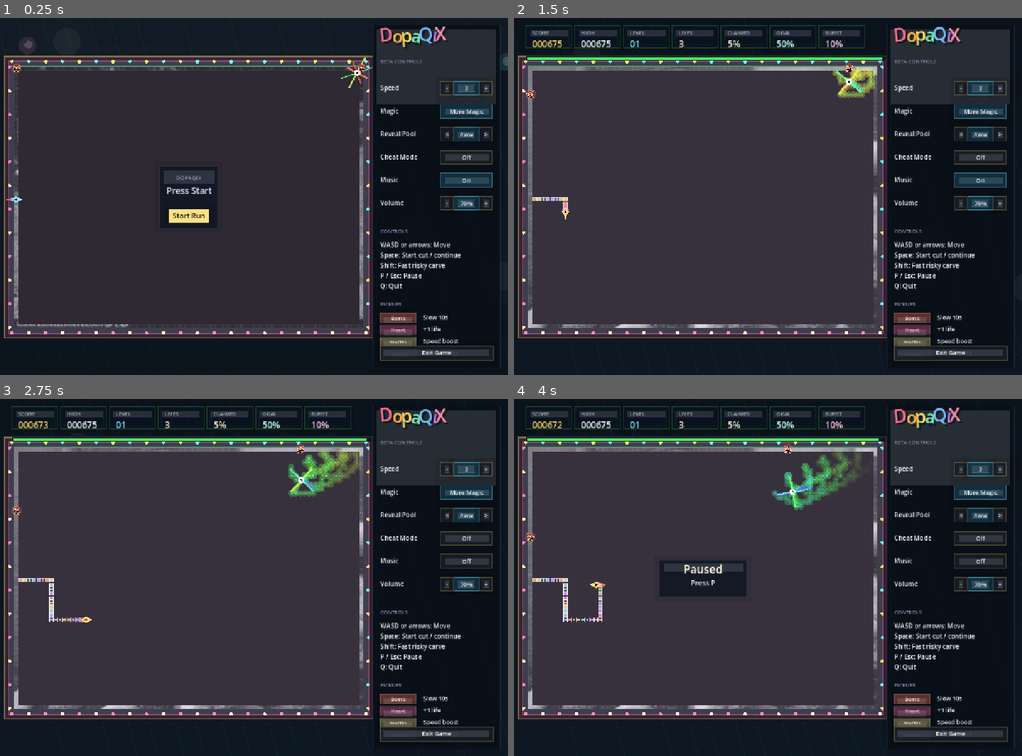
Above: before the commit, frames 1-4 (two rows, left to right).
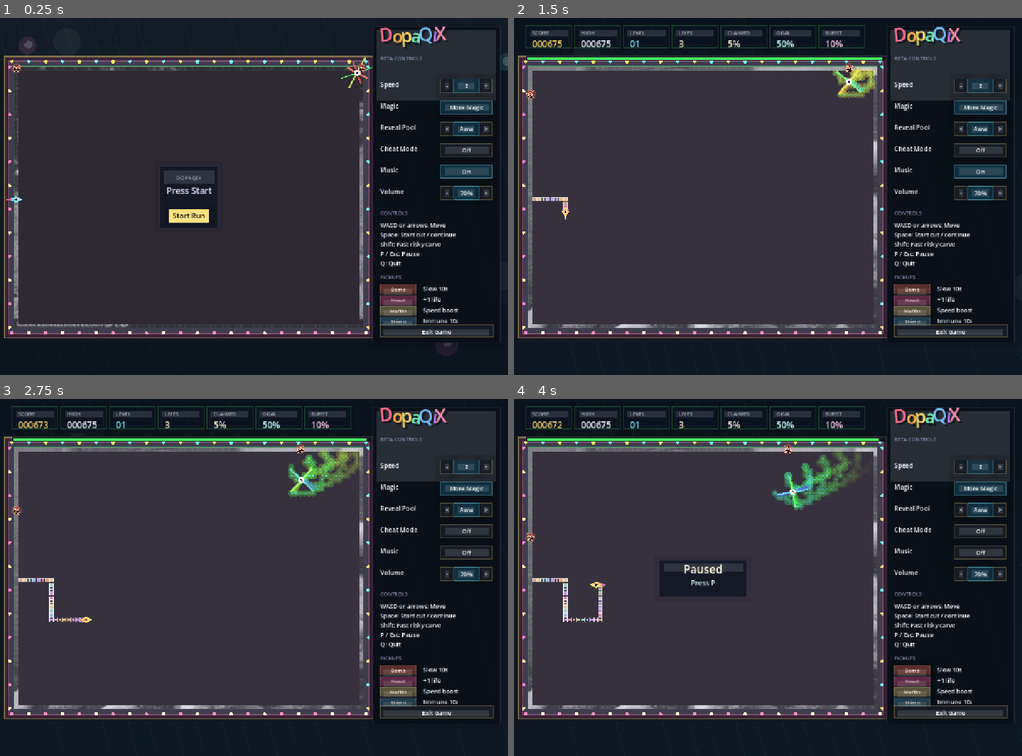
Above: after the commit, the same moments.

Repository: soolafsen/DopaQixNative2
Game: Godot game, scene res://main.tscn
The game is run twice, just before and just after one commit, with the same random seed, the same clock (stepped at 60 frames per second) and the same inputs.
Inputs (mouse positions are in pixels of both pictures, inside the frame that each line leads up to):
- Up to frame 1 (0.25 s): no input
- Up to frame 2 (1.5 s): tap Enter at 0.5 s; move the mouse to (879, 178) at 0.52 s; hold D (move_right) 0.53-1.28 s; tap Space (accept) at 0.6 s; click (879, 178) at 0.67 s; move the mouse to (666, 214) at 1.27 s; hold S (move_down) from 1.28 s (still down); tap Shift (boost_cut) at 1.35 s
- Up to frame 3 (2.75 s): move the mouse to (304, 498) at 2.02 s; release S (move_down) at 2.03 s; hold D (move_right) from 2.03 s (still down); hold M (toggle_music) from 2.03 s (still down)
- Up to frame 4 (4 s): move the mouse to (742, 648) at 2.77 s; release D (move_right) at 2.78 s; release M (toggle_music) at 2.78 s; hold W (move_up) 2.78-3.53 s; tap Enter at 2.85 s; click (742, 648) at 2.92 s; move the mouse to (920, 631) at 3.52 s; hold A (move_left) from 3.53 s (still down); tap P at 3.6 s

The runs differ from the first frame. In frame 1, 6.4% of the frame differs, in the area x 73-99%, y 2-97%; in frame 2, 6.4%; in frame 3, 6.2%; in frame 4, 6.2%.

Commit message:
fix(gameplay): keep shield immunity timed
Correct the shield behavior to match main and tighten the right panel layout.

- keep shield active for the full duration instead of consuming it on first hit
- add a small block cooldown so repeated hazard overlap does not spam effects
- compress and bound the sidebar so it lines up with the board area

Diff:
--- a/scripts/game.gd
+++ b/scripts/game.gd
@@ -121,6 +121,7 @@
 var rail_pickup_timer := 5.0
 var field_pickup_timer := 6.0
 var slice_sound_cooldown := 0.0
+var shield_block_cooldown := 0.0
 
 var music_enabled := true
 var music_volume := 0.7
@@ -159,6 +160,7 @@
 	state_timer += delta
 	banner_timer = max(0.0, banner_timer - delta)
 	slice_sound_cooldown = max(0.0, slice_sound_cooldown - delta)
+	shield_block_cooldown = max(0.0, shield_block_cooldown - delta)
 	if state_name != "level_clear":
 		flash_strength = move_toward(flash_strength, 0.0, delta * 1.9)
 		shake_strength = move_toward(shake_strength, 0.0, delta * 18.0)
@@ -1202,12 +1204,13 @@
 	if state_name != "playing":
 		return
 	if _effect_active("shield"):
-		active_effects["shield"] = 0.0
-		_float_text(_player_position(), "SHIELD POP", Color("8fefff"))
-		_spawn_particles(_player_position(), Color("8fefff"), 24, 220.0, 0.5, 3.6)
-		_flash(Color("8fefff"), 0.16)
-		_shake(6.0)
-		_play_sfx("shield")
+		if shield_block_cooldown <= 0.0:
+			_float_text(_player_position(), "SHIELDED", Color("8fefff"))
+			_spawn_particles(_player_position(), Color("8fefff"), 24, 220.0, 0.5, 3.6)
+			_flash(Color("8fefff"), 0.16)
+			_shake(6.0)
+			_play_sfx("shield")
+			shield_block_cooldown = 0.2
 		return
 
 	_clear_trail()
@@ -1742,19 +1745,21 @@
 
 
 func _options_panel_rect() -> Rect2:
+	var top: float = 22.0
+	var bottom: float = minf(size.y - 18.0, BOARD_RECT.end.y + 36.0)
 	var x: float = BOARD_RECT.end.x + SIDEBAR_GAP
 	var width: float = maxf(272.0, size.x - x - 20.0)
-	return Rect2(Vector2(x, 18.0), Vector2(width, size.y - 36.0))
+	return Rect2(Vector2(x, top), Vector2(width, bottom - top))
 
 
 func _options_control_rect(index: int) -> Rect2:
 	var panel := _options_panel_rect()
-	return Rect2(panel.position + Vector2(panel.size.x - 150.0, 142.0 + index * 58.0), Vector2(130.0, 34.0))
+	return Rect2(panel.position + Vector2(panel.size.x - 150.0, 132.0 + index * 54.0), Vector2(130.0, 34.0))
 
 
 func _options_exit_rect() -> Rect2:
 	var panel := _options_panel_rect()
-	return Rect2(Vector2(panel.position.x + 18.0, panel.end.y - 56.0), Vector2(panel.size.x - 36.0, 36.0))
+	return Rect2(Vector2(panel.position.x + 18.0, panel.end.y - 44.0), Vector2(panel.size.x - 36.0, 30.0))
 
 
 func _control_step_rect(base: Rect2, side: String) -> Rect2:
@@ -2285,11 +2290,11 @@
 func _draw_options_panel() -> void:
 	var panel := _options_panel_rect()
 	_draw_panel(panel, Color("0a1018", 0.94), _with_alpha(Color("243246"), 0.58))
-	_draw_candy_title(panel.position + Vector2(18.0, 42.0))
-	_draw_label(panel.position + Vector2(18.0, 96.0), "BETA CONTROLS", 13, Color("7f8baa"))
+	_draw_candy_title(panel.position + Vector2(18.0, 38.0))
+	_draw_label(panel.position + Vector2(18.0, 84.0), "BETA CONTROLS", 13, Color("7f8baa"))
 	var labels := ["Speed", "Magic", "Reveal Pool", "Cheat Mode", "Music", "Volume"]
 	for index in range(labels.size()):
-		var y := panel.position.y + 164.0 + index * 58.0
+		var y := panel.position.y + 152.0 + index * 54.0
 		_draw_label(Vector2(panel.position.x + 18.0, y), labels[index], 16, Color("eef8ff"))
 	var speed_rect := _options_control_rect(0)
 	var magic_rect := _options_control_rect(1)
@@ -2304,14 +2309,14 @@
 	_draw_toggle_pill(music_rect, "On" if music_enabled else "Off", music_enabled)
 	_draw_stepper(volume_rect, "%d%%" % int(round(music_volume * 100.0)))
 	_draw_label(panel.position + Vector2(18.0, panel.position.y + 18.0), "", 1, Color.WHITE)
-	_draw_label(Vector2(panel.position.x + 18.0, panel.position.y + 524.0), "CONTROLS", 13, Color("7f8baa"))
-	_draw_label(Vector2(panel.position.x + 18.0, panel.position.y + 560.0), "WASD or arrows: Move", 16, Color("eef8ff"))
-	_draw_label(Vector2(panel.position.x + 18.0, panel.position.y + 586.0), "Space: Start cut / continue", 16, Color("eef8ff"))
-	_draw_label(Vector2(panel.position.x + 18.0, panel.position.y + 612.0), "Shift: Fast risky carve", 16, Color("eef8ff"))
-	_draw_label(Vector2(panel.position.x + 18.0, panel.position.y + 638.0), "P / Esc: Pause", 16, Color("eef8ff"))
-	_draw_label(Vector2(panel.position.x + 18.0, panel.position.y + 664.0), "Q: Quit", 16, Color("eef8ff"))
-	_draw_label(Vector2(panel.position.x + 18.0, panel.position.y + 708.0), "PICKUPS", 13, Color("7f8baa"))
-	var legend_y := panel.position.y + 742.0
+	_draw_label(Vector2(panel.position.x + 18.0, panel.position.y + 474.0), "CONTROLS", 13, Color("7f8baa"))
+	_draw_label(Vector2(panel.position.x + 18.0, panel.position.y + 506.0), "WASD or arrows: Move", 15, Color("eef8ff"))
+	_draw_label(Vector2(panel.position.x + 18.0, panel.position.y + 530.0), "Space: Start cut / continue", 15, Color("eef8ff"))
+	_draw_label(Vector2(panel.position.x + 18.0, panel.position.y + 554.0), "Shift: Fast risky carve", 15, Color("eef8ff"))
+	_draw_label(Vector2(panel.position.x + 18.0, panel.position.y + 578.0), "P / Esc: Pause", 15, Color("eef8ff"))
+	_draw_label(Vector2(panel.position.x + 18.0, panel.position.y + 602.0), "Q: Quit", 15, Color("eef8ff"))
+	_draw_label(Vector2(panel.position.x + 18.0, panel.position.y + 636.0), "PICKUPS", 13, Color("7f8baa"))
+	var legend_y := panel.position.y + 666.0
 	for legend in [
 		{"text": "Bomb", "desc": "Slow 10s", "fill": Color("5b2f2b")},
 		{"text": "Heart", "desc": "+1 life", "fill": Color("5b2943")},
@@ -2322,7 +2327,7 @@
 		_draw_panel(badge, legend["fill"], _with_alpha(Color.WHITE, 0.1))
 		_draw_centered_label(Vector2(badge.get_center().x, badge.position.y + 17.0), legend["text"], 13, Color("fff6ea"))
 		_draw_label(Vector2(panel.position.x + 126.0, legend_y), legend["desc"], 15, Color("eef8ff"))
-		legend_y += 30.0
+		legend_y += 27.0
 	_draw_toggle_pill(_options_exit_rect(), "Exit Game", false)
 
 
